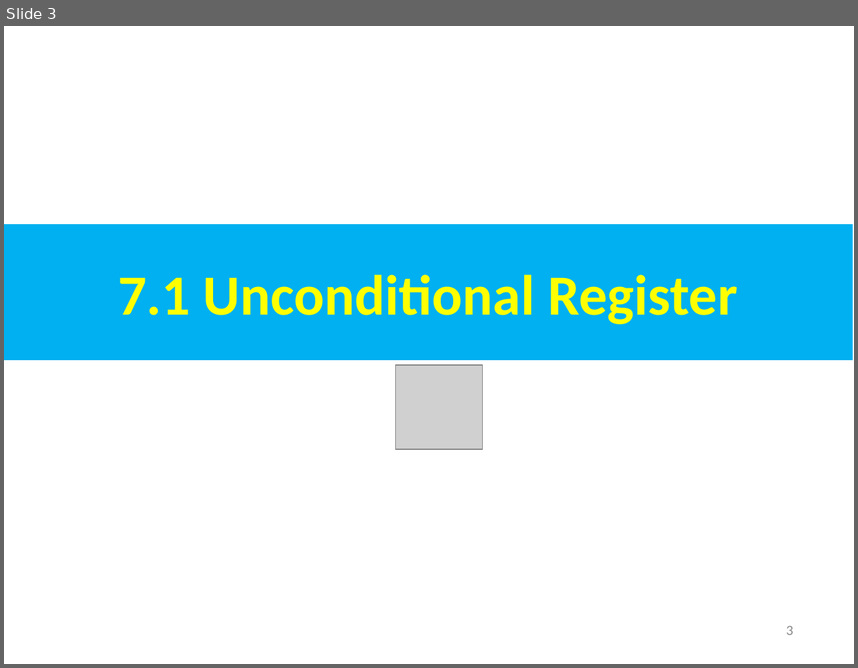
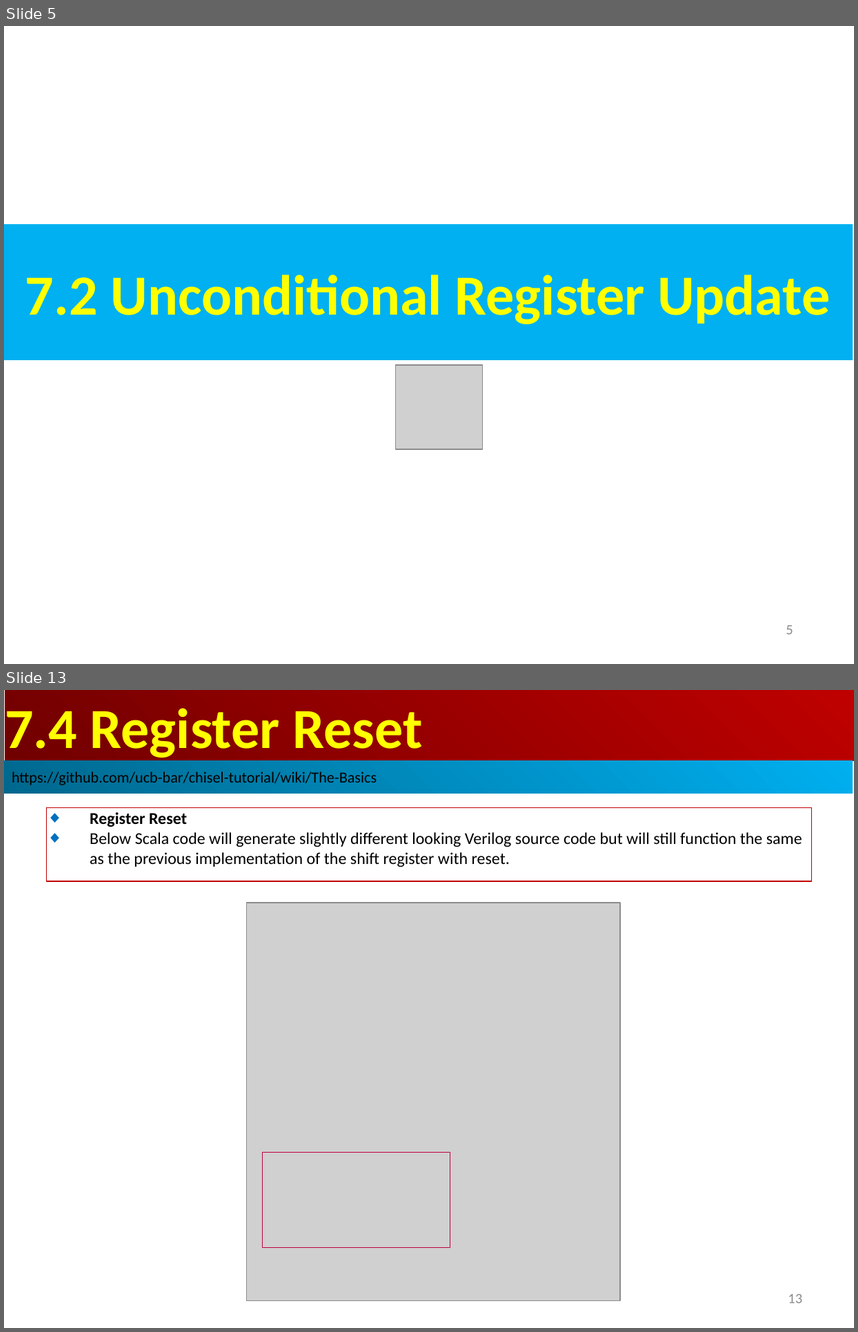
Before and after one commit to peterhchen/AIU_CS800_Chisel, a slide deck: 700_Dev_Guide/007_Register/000_Video/007_Register.ppt. Shown one above the other, each under a label of ours: slide 3 before the commit, slides 5 and 13 after it; the slides between them are not shown. The pictures are 858x668 and 858x1332 pixels, drawn with LibreOffice and Linux fonts; fonts in the diff are those of the drawing; grey boxes stand for pictures. Boxes give left, top, right and bottom in pixels: in the first picture for what was removed or moved away, otherwise in the second. Text is boxed around its words. In the diff, an @@ line names an element or a change of style, - is before the commit and + after.

```diff
--- a/700_Dev_Guide/007_Register/000_Video/007_Register.ppt
+++ b/700_Dev_Guide/007_Register/000_Video/007_Register.ppt
@@ slide 13 added at (x1=4, y1=690, x2=854, y2=1328), background #FFFFFF @@
@@ rectangle added at (x1=5, y1=690, x2=854, y2=760), fill gradient #BF0000 to #710000, 48 pt, text #FFFF00, bold @@
+7.4 Register Reset
@@ rectangle added at (x1=4, y1=760, x2=853, y2=793), fill gradient #00AFEF to #00688E, 13 pt, text #000000 @@
+https://github.com/ucb-bar/chisel-tutorial/wiki/The-Basics
@@ rectangle added at (x1=47, y1=807, x2=811, y2=881), outline #C00000 0.74 pt, 14 pt, text #000000 @@
+◆ Register Reset
+◆ Below Scala code will generate slightly different looking Verilog source code but will still function the same as the previous implementation of the shift register with reset.
@@ picture added at (x1=246, y1=903, x2=619, y2=1301) @@
@@ rectangle added at (x1=263, y1=1152, x2=450, y2=1248), outline #BF0041 0.74 pt @@
@@ page number added at (x1=788, y1=1294, x2=802, y2=1303), 12 pt, text #8B8B8B @@
+13
@@ what was slide 3 is now slide 5 @@
@@ slide 5 changed as well @@
@@ text in rectangle at (x1=25, y1=274, x2=830, y2=324): text changed @@
-7.1 Unconditional Register
+7.2 Unconditional Register Update
@@ page number at (x1=786, y1=625, x2=793, y2=634): text changed @@
-3
+5
```
Also in this commit, not shown: 1 other slide changed, 12 other slides added.
